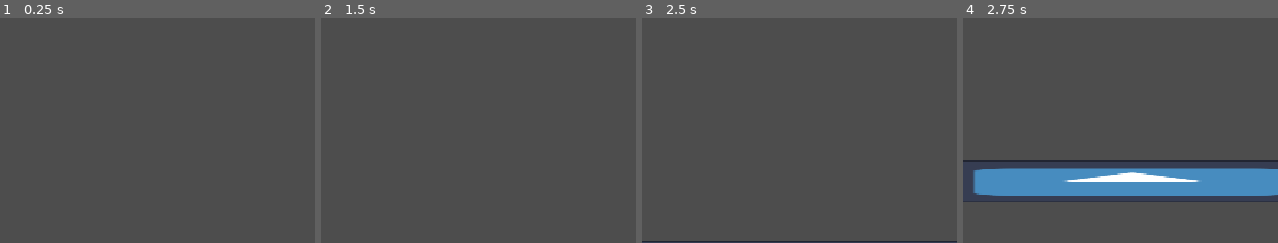
Above: before the commit, frames 1-4 (left to right).
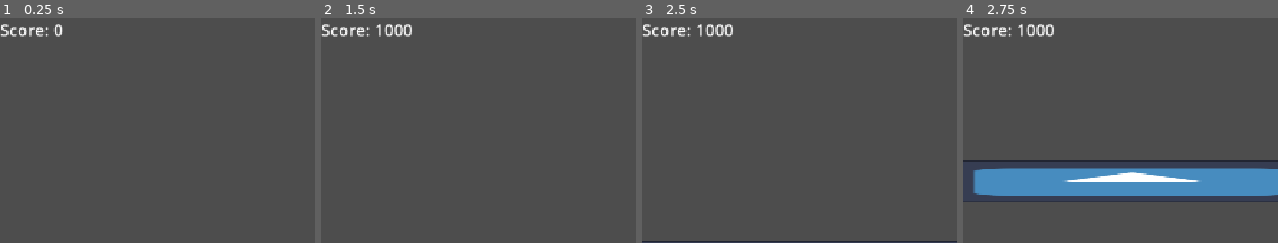
Above: after the commit, the same moments.

Repository: Coog-Interactive/GMTK-Team-Godot
Game: Godot game, scene res://source/scenes/level0.tscn
The game is run twice, just before and just after one commit, with the same random seed, the same clock (stepped at 60 frames per second) and the same inputs. The project has no main scene, so this scene is started directly. The engine's default icon, where the game draws it, is replaced by a stand-in: a white triangle on a blue panel in a dark square.
Inputs:
- Up to frame 1 (0.25 s): no input
- Up to frame 2 (1.5 s): tap Enter (ui_accept) at 0.5, 0.77 s; hold Z (dash) 0.53-1.28 s; hold Right (ui_right) from 0.53 s (still down); tap Z (dash) at 1.35 s
- Up to frame 3 (2.5 s): tap Enter (ui_accept) at 1.52 s; release Right (ui_right) at 2.03 s; hold Left (ui_left) from 2.03 s (still down); hold Z (dash) from 2.03 s (still down)
- Up to frame 4 (2.75 s): keep holding Left (ui_left); keep holding Z (dash)
The pictures show only the part of the screen within x 0-50%, y 0-50%; the shares and areas given below are measured in that part.

The runs differ from the first frame. In frame 1, 0.5% of the frame differs, in the area x 0-20%, y 2-9%; in frame 2, 0.8%, in the area x 0-29%, y 2-9%; in frame 3, 0.8%; in frame 4, 0.8%.

Commit message:
Add Crude Scoring System

Diff:
--- /dev/null
+++ b/source/scenes/hud.tscn
@@ -0,0 +1,15 @@
+[gd_scene format=3 uid="uid://757r884vp10l"]
+
+[ext_resource type="Script" uid="uid://3rrac7a45q1d" path="res://source/scripts/hud.gd" id="1_blbsr"]
+
+[sub_resource type="LabelSettings" id="LabelSettings_nusuv"]
+font_size = 24
+
+[node name="Hud" type="CanvasLayer" unique_id=1092806811]
+script = ExtResource("1_blbsr")
+
+[node name="Label" type="Label" parent="." unique_id=1226867488]
+offset_right = 40.0
+offset_bottom = 23.0
+text = "Score: 0"
+label_settings = SubResource("LabelSettings_nusuv")
--- a/source/scenes/level0.tscn
+++ b/source/scenes/level0.tscn
@@ -3,6 +3,8 @@
 [ext_resource type="Texture2D" uid="uid://b8do3ncmdtobp" path="res://assets/textures/icon.svg" id="1_hd30q"]
 [ext_resource type="PackedScene" uid="uid://bxb4pbm23881o" path="res://source/scenes/player.tscn" id="2_gb36a"]
 [ext_resource type="PackedScene" uid="uid://dk0uv6bceqjgy" path="res://source/scenes/pickup.tscn" id="3_gb36a"]
+[ext_resource type="PackedScene" uid="uid://757r884vp10l" path="res://source/scenes/hud.tscn" id="4_mn6cd"]
+[ext_resource type="Script" uid="uid://us6jfvqnysmr" path="res://source/scripts/game_manager.gd" id="5_re8r4"]
 
 [sub_resource type="RectangleShape2D" id="RectangleShape2D_nusuv"]
 size = Vector2(124.324326, 20)
@@ -25,3 +27,9 @@
 
 [node name="Pickup" parent="." unique_id=1908282210 instance=ExtResource("3_gb36a")]
 position = Vector2(846, 349)
+value = 1000
+
+[node name="Hud" parent="." unique_id=1828763848 instance=ExtResource("4_mn6cd")]
+
+[node name="GameManager" type="Node" parent="." unique_id=72185749]
+script = ExtResource("5_re8r4")
--- a/source/scenes/pickup.tscn
+++ b/source/scenes/pickup.tscn
@@ -1,11 +1,13 @@
 [gd_scene format=3 uid="uid://dk0uv6bceqjgy"]
 
 [ext_resource type="Texture2D" uid="uid://b8do3ncmdtobp" path="res://assets/textures/icon.svg" id="1_cd50a"]
+[ext_resource type="Script" uid="uid://v3sbpk0rfxfp" path="res://source/scripts/pickup.gd" id="1_ltcsb"]
 
 [sub_resource type="RectangleShape2D" id="RectangleShape2D_nusuv"]
 size = Vector2(44.22591, 70.41969)
 
 [node name="Pickup" type="Area2D" unique_id=268423228]
+script = ExtResource("1_ltcsb")
 
 [node name="Sprite2D" type="Sprite2D" parent="." unique_id=216623666]
 texture = ExtResource("1_cd50a")
--- /dev/null
+++ b/source/scripts/game_manager.gd
@@ -0,0 +1,7 @@
+extends Node
+
+var score: int = 0
+
+func increase_score(points: int) -> void:
+	score += points
+	$"../Hud".update_ui(score)
--- /dev/null
+++ b/source/scripts/hud.gd
@@ -0,0 +1,10 @@
+extends CanvasLayer
+
+func _ready() -> void:
+	pass # Replace with function body.
+
+func _process(delta: float) -> void:
+	pass
+
+func update_ui(score: int) -> void:
+	$Label.text = "Score: " + str(score)
--- /dev/null
+++ b/source/scripts/pickup.gd
@@ -0,0 +1,3 @@
+extends Area2D
+
+@export var value: int = 0
--- a/source/scripts/player.gd
+++ b/source/scripts/player.gd
@@ -56,4 +56,5 @@
 	move_and_slide()
 
 func _on_pickup_range_area_entered(area: Area2D) -> void:
+	$"../GameManager".increase_score(area.value)
 	area.queue_free() # FIXME: This will destroy any Area2D it touches, but it doesnt break anything atm so who gaf.
Not shown, added: source/scripts/game_manager.gd.uid
Not shown, added: source/scripts/hud.gd.uid
Not shown, added: source/scripts/pickup.gd.uid
